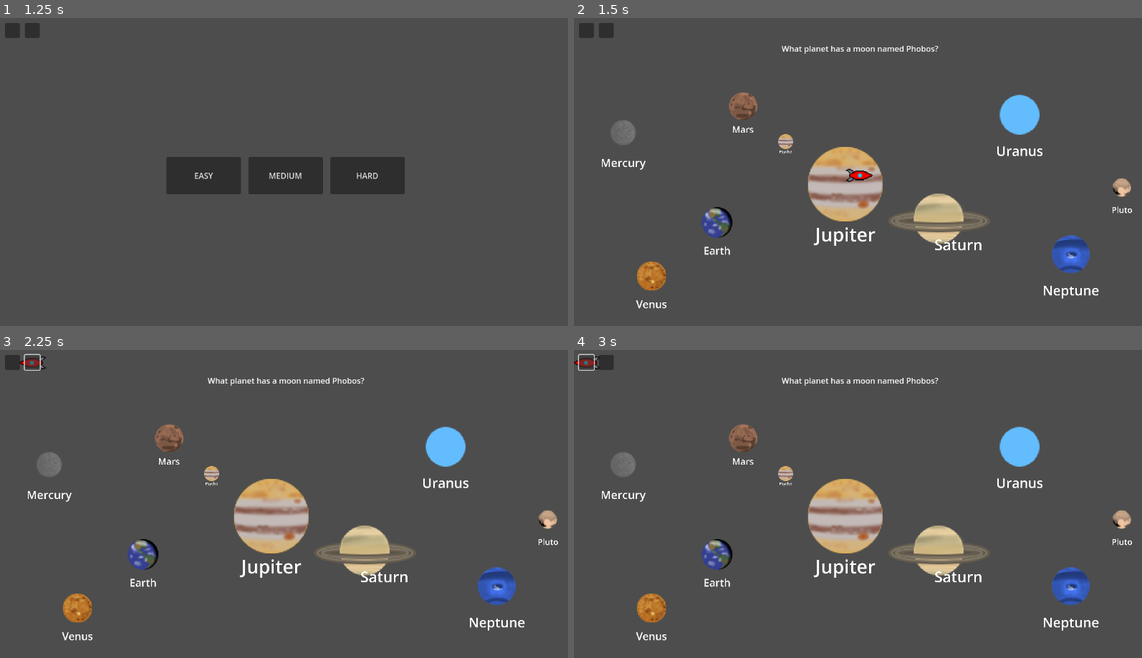
Above: before the commit, frames 1-4 (two rows, left to right).
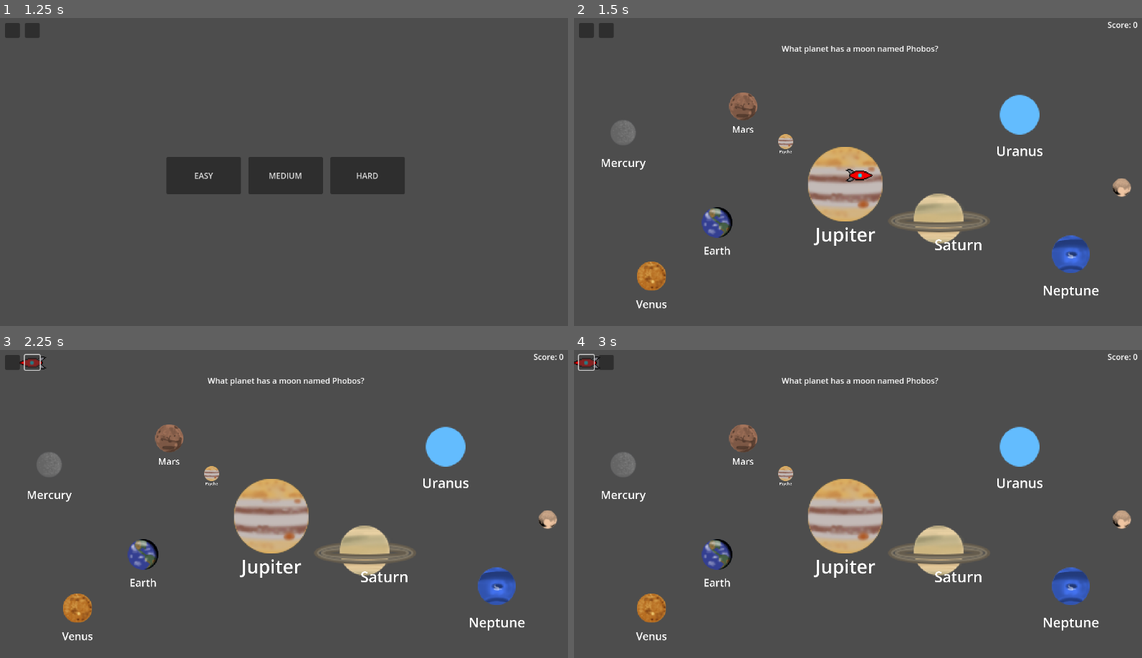
Above: after the commit, the same moments.

Repository: MissionToPsyche-Iridium/iridium_21k_web_game-byu-i
Game: Godot game, scene res://main.tscn
Two runs of this game, one before a commit and one after it. Both use one fixed random seed, a clock stepped at 60 frames per second and the inputs below.
Inputs (mouse positions are in pixels of both pictures, inside the frame that each line leads up to):
- Up to frame 1 (1.25 s): click "START" at 0.5 s
- Up to frame 2 (1.5 s): click "MEDIUM" at 1.25 s
- Up to frame 3 (2.25 s): click (34, 362) at 2 s
- Up to frame 4 (3 s): click (585, 362) at 2.75 s

Frame 1 is identical in both runs. In frame 2, less than 0.1% of the frame differs, in the area x 93-100%, y 1-64%; in frame 3, less than 0.1%; in frame 4, less than 0.1%.

Commit message:
score system

Diff:
--- a/SpaceShuttle/planets.tscn
+++ b/SpaceShuttle/planets.tscn
@@ -277,19 +277,3 @@
 
 [node name="CollisionShape2D" type="CollisionShape2D" parent="pluto/planet_area"]
 shape = SubResource("CircleShape2D_2edol")
-
-[node name="Name" type="Label" parent="pluto"]
-anchors_preset = 7
-anchor_left = 0.5
-anchor_top = 1.0
-anchor_right = 0.5
-anchor_bottom = 1.0
-offset_left = -510.0
-offset_top = -340.0
-offset_right = -130.0
-offset_bottom = -135.0
-grow_horizontal = 2
-grow_vertical = 0
-theme_override_font_sizes/font_size = 150
-text = "Pluto"
-metadata/_edit_use_anchors_ = true
--- a/SpaceShuttle/start.gd
+++ b/SpaceShuttle/start.gd
@@ -9,6 +9,7 @@
 var difficulty
 var WoL
 var bonus
+var score = 0
 
 # Called when the node enters the scene tree for the first time.
 func _ready() -> void:
@@ -18,6 +19,10 @@
 	Signalbus.landed_failed.connect(crashLanded)
 	Signalbus.start.connect(start)
 
+
+func update_score_display():
+	$ScoreLabel.text = "Score: %d" % score
+	#print(score)
 
 # Called every frame. 'delta' is the elapsed time since the previous frame.
 func _process(delta: float) -> void:
@@ -63,6 +68,7 @@
 	difficulty = "Easy"
 	$Trivia.difficulty = "Easy"
 	to_trivia()
+	$ScoreLabel.show()
 	#Input.set_mouse_mode(Input.MOUSE_MODE_HIDDEN)
 	#ms = mouse.instantiate()
 	#add_child(ms)
@@ -76,6 +82,7 @@
 	difficulty = "Medium"
 	$Trivia.difficulty = "Medium"
 	to_trivia()
+	$ScoreLabel.show()
 	#Input.set_mouse_mode(Input.MOUSE_MODE_HIDDEN)
 	#ms = mouse.instantiate()
 	#add_child(ms)
@@ -89,6 +96,7 @@
 	difficulty = "Hard"
 	$Trivia.difficulty = "Hard"
 	to_trivia()
+	$ScoreLabel.show()
 	#Input.set_mouse_mode(Input.MOUSE_MODE_HIDDEN)
 	#ms = mouse.instantiate()
 	#add_child(ms)
@@ -142,6 +150,13 @@
 	$winner_label.show()
 	WoL = "Win"
 	$Surface.Player_landed()
+	if difficulty == "Hard":
+		score +=3
+	elif difficulty == "Medium":
+		score += 2
+	else:
+		score +=1
+	update_score_display()
 
 func crashLanded(type):
 	#display button
@@ -152,6 +167,11 @@
 		$crash_label.text = "Oh No! You crash landed on the planet!\nTry again?"
 	$crash_label.show()
 	WoL = "Lose"
+	if difficulty == "Hard":
+		score -=2
+	elif difficulty == "Medium":
+		score -= 1
+	update_score_display()
 
 func start(planet):
 	if bonus == true:
--- a/SpaceShuttle/start.tscn
+++ b/SpaceShuttle/start.tscn
@@ -152,8 +152,16 @@
 horizontal_alignment = 1
 autowrap_mode = 2
 
+[node name="ScoreLabel" type="Label" parent="."]
+visible = false
+offset_left = 1074.0
+offset_top = 2.0
+offset_right = 1135.0
+offset_bottom = 25.0
+text = "Score: 0"
+
+[connection signal="pressed" from="startButton" to="." method="_on_start_button_pressed"]
 [connection signal="pressed" from="startButton" to="." method="_on_startButton_pressed"]
-[connection signal="pressed" from="startButton" to="." method="_on_start_button_pressed"]
 [connection signal="pressed" from="tutorialButton" to="." method="_on_tutorial_button_pressed"]
 [connection signal="pressed" from="creditsButton" to="." method="_on_credits_button_pressed"]
 [connection signal="pressed" from="MusicButton" to="." method="_on_music_button_pressed"]
Not shown, changed: .DS_Store
